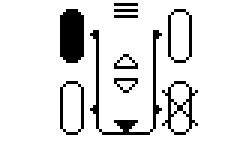
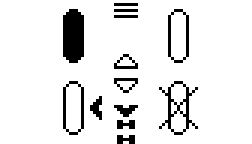
Comparing the layer stacks of the two 252px x 144px images. Changes:
showed "Копия Фон #1", painted on it over (60, 9, 198, 144)
